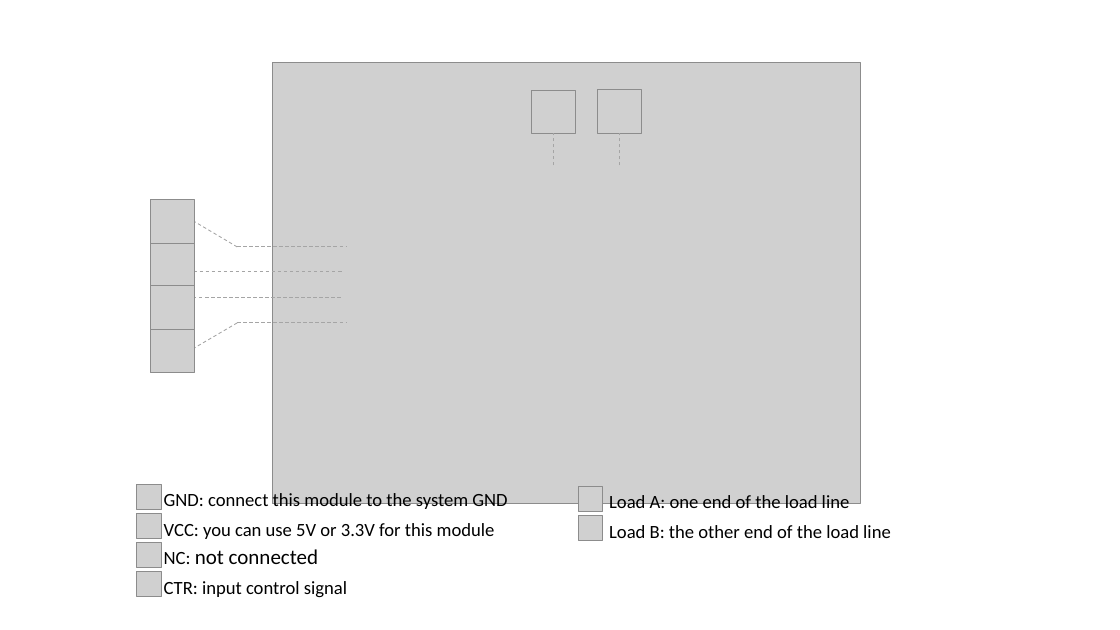
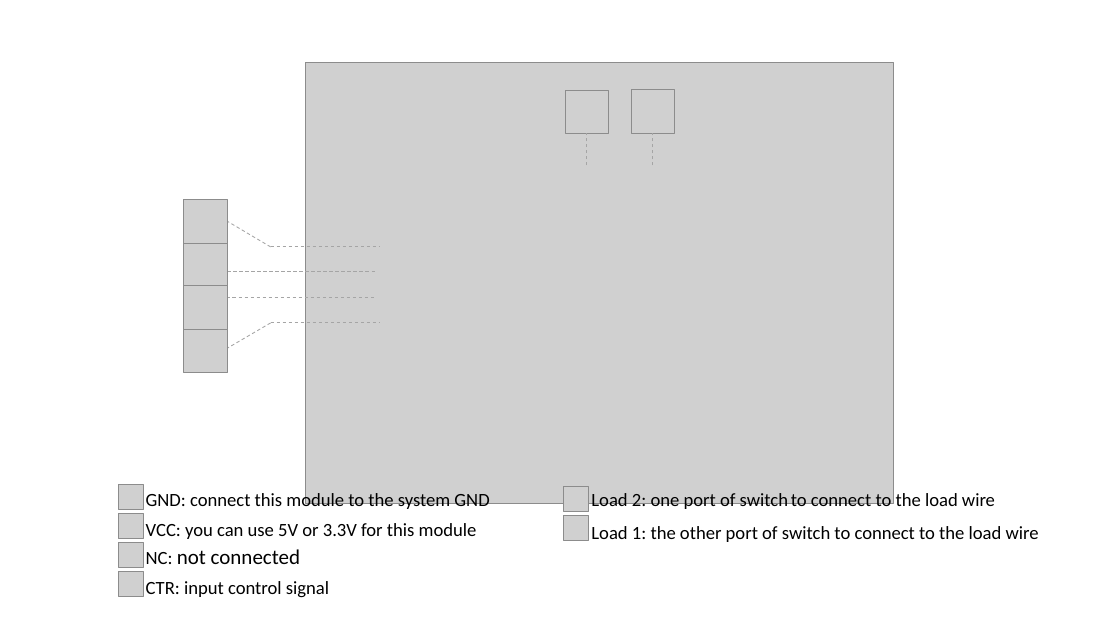
Before and after one commit to SeeedDocument/Grove-Solid_State_Relay_V2, a slide deck: slide 1 of img/pin_map.pptx. Drawn at 1120x630 pixels with LibreOffice and Linux fonts; fonts in the diff are those of the drawing; grey boxes stand for pictures. Boxes give left, top, right and bottom in pixels: in the first picture for what was removed or moved away, otherwise in the second. Text is boxed around its words. In the diff, an @@ line names an element or a change of style, - is before the commit and + after.

```diff
--- a/img/pin_map.pptx
+++ b/img/pin_map.pptx
@@ 8 lines, 7 pictures: place and size @@
-8 lines, 7 pictures at box(150, 62, 860, 503)
+8 lines, 7 pictures at box(184, 62, 894, 503)
@@ 2 pictures, 1 text: place and size @@
-2 pictures, 1 text at box(164, 487, 603, 598)
+2 pictures, 1 text at box(146, 487, 588, 598)
@@ text at box(591, 493, 1039, 542): text changed @@
-Load A: one end of the load line
-Load B: the other end of the load line
+Load 2: one port of switch to connect to the load wire
+Load 1: the other port of switch to connect to the load wire
@@ 4 pictures: place and size @@
-4 pictures at box(137, 485, 161, 597)
+4 pictures at box(118, 485, 143, 597)
```
Also in this commit, not shown: 2 other files.
